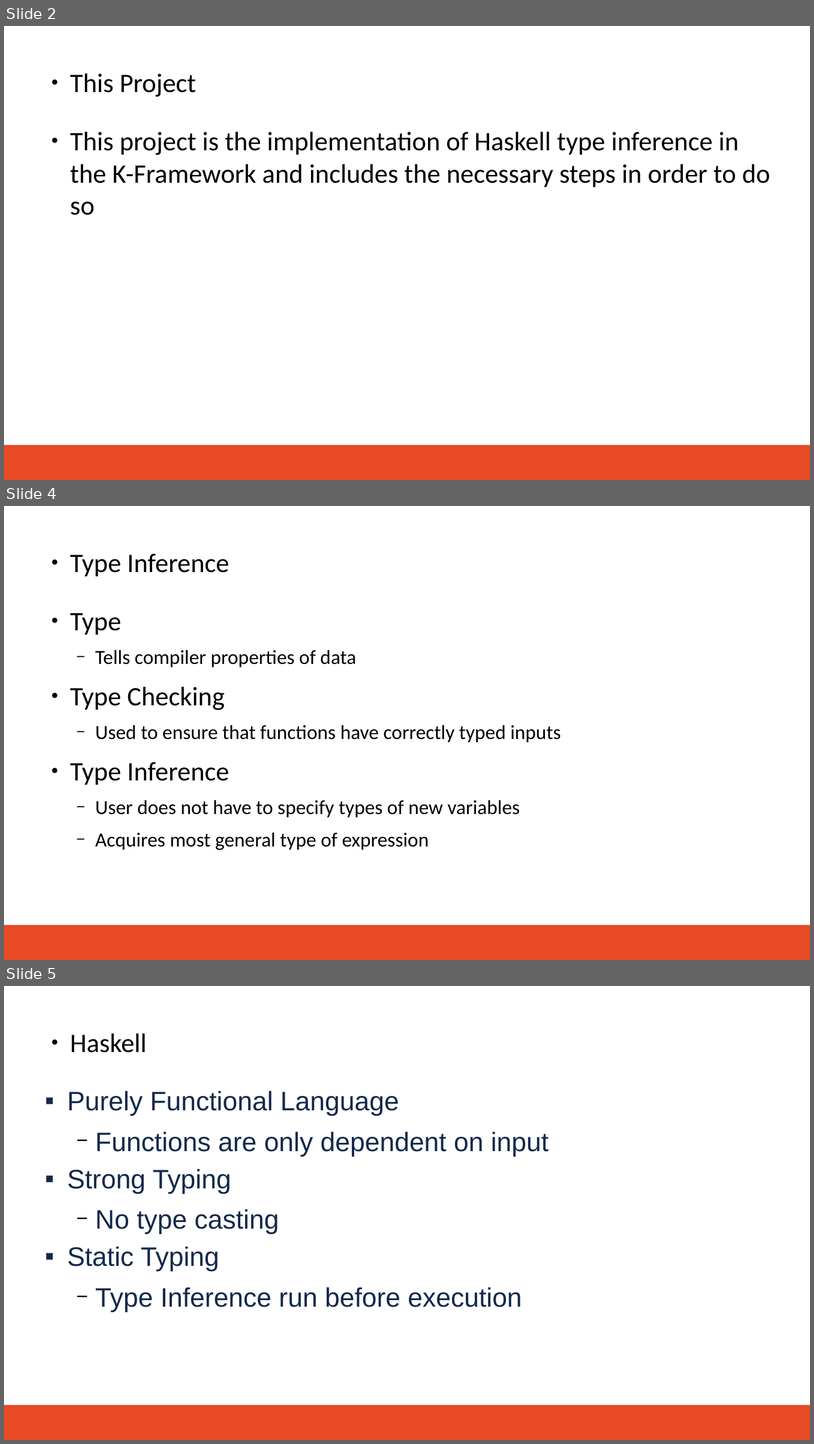
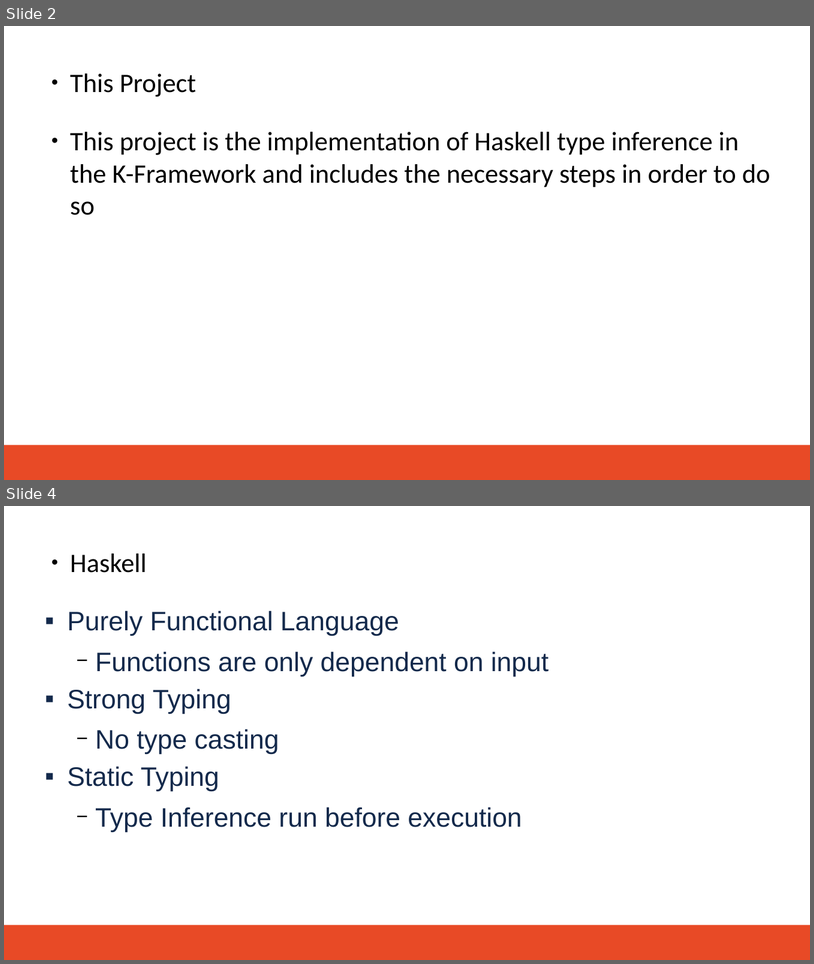
Before and after one commit to brrmorre/SeniorThesis, a slide deck: presentation/presentation.odp. Shown one above the other, each under a label of ours: slides 2, 4 and 5 before the commit, slides 2 and 4 after it; the slides between them are not shown. The pictures are 814x1444 and 814x964 pixels, drawn with LibreOffice and Linux fonts; fonts in the diff are those of the drawing; background and template pictures are left out. Boxes give left, top, right and bottom in pixels: in the first picture for what was removed or moved away, otherwise in the second. Text is boxed around its words. In the diff, an @@ line names an element or a change of style, - is before the commit and + after.

```diff
--- a/presentation/presentation.odp
+++ b/presentation/presentation.odp
@@ slide 4 removed at [4,506,810,960], background #FFFFFF; not listed: 1 template element that a slide beside it also shows @@
@@ text removed at [70,553,229,577] @@
-● Type Inference
@@ text removed at [70,613,561,850] @@
-● Type
-  − Tells compiler properties of data
-● Type Checking
-  − Used to ensure that functions have correctly typed inputs
-● Type Inference
-  − User does not have to specify types of new variables
-  − Acquires most general type of expression
@@ what was slide 5 is now slide 4 @@
```
Also in this commit, not shown: 3 slides changed, 2 slides added, 2 other slides removed, 7 other files.
